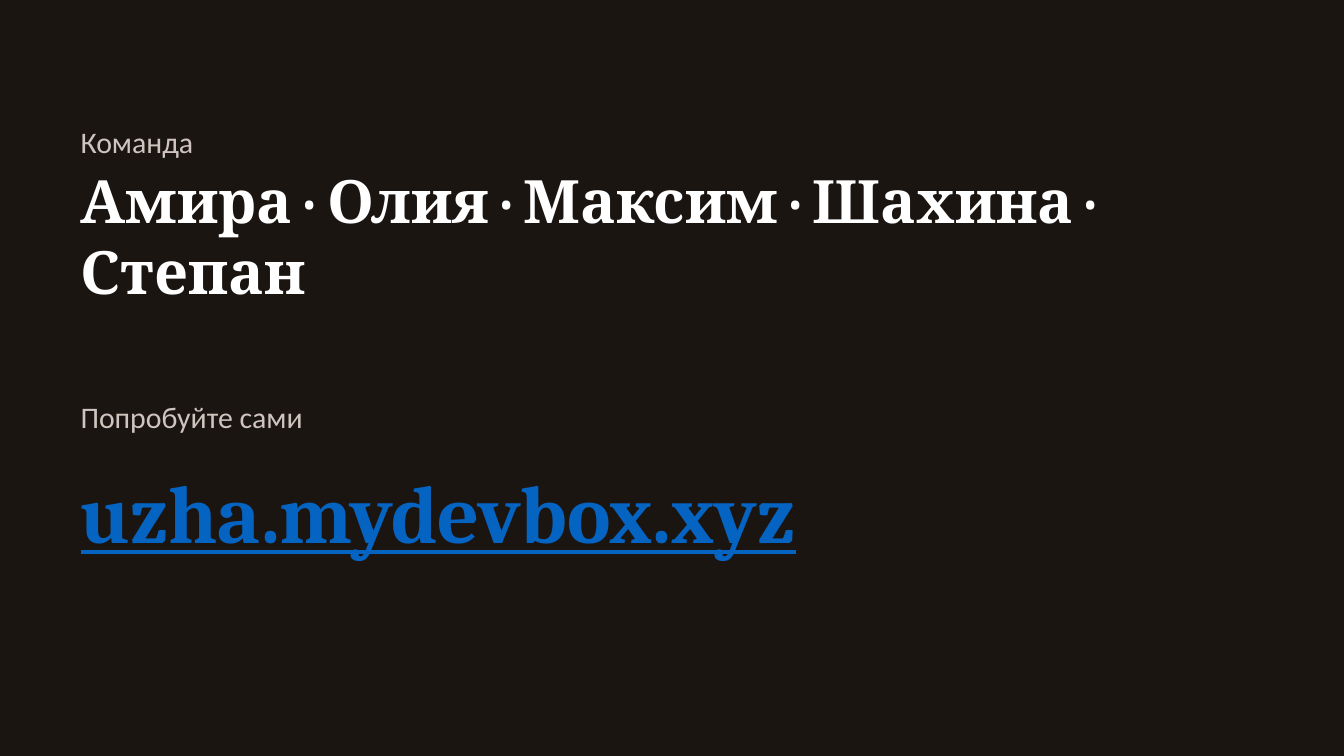
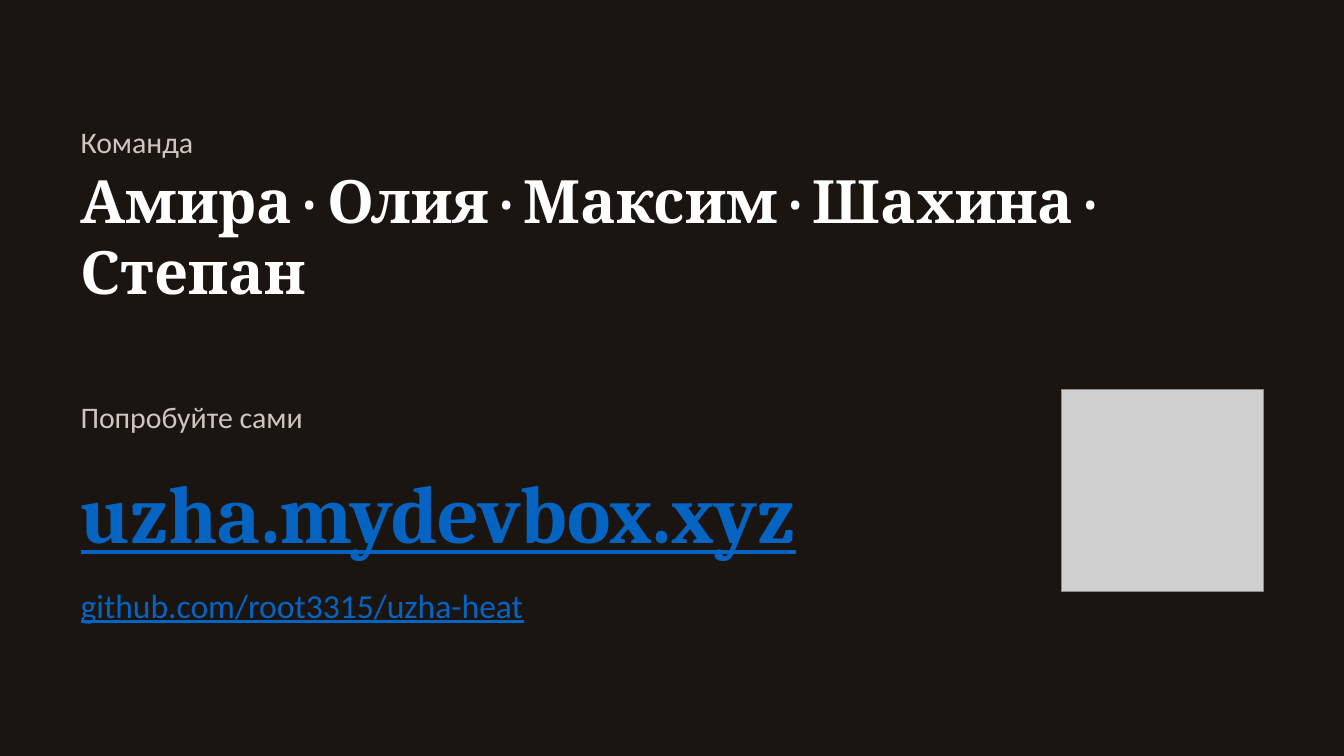
Before and after one commit to root3315/uzha-heat, a slide deck: slide 9 of docs/uzha-pitch.pptx (slide 10 before the commit). Drawn at 1344x756 pixels with LibreOffice and Linux fonts; fonts in the diff are those of the drawing; grey boxes stand for pictures. Boxes give left, top, right and bottom in pixels: in the first picture for what was removed or moved away, otherwise in the second. Text is boxed around its words. In the diff, an @@ line names an element or a change of style, - is before the commit and + after.

Commit message:
docs: pitch names the MODIS check and the night heat island (#64)

```diff
--- a/docs/uzha-pitch.pptx
+++ b/docs/uzha-pitch.pptx
@@ picture added at [1062, 390, 1263, 591] @@
@@ text added at [81, 594, 523, 624], 18 pt, text #0563C1, underline @@
+github.com/root3315/uzha-heat
```
Also in this commit, not shown: 7 other slides changed, 1 slide added, 2 slides removed.
